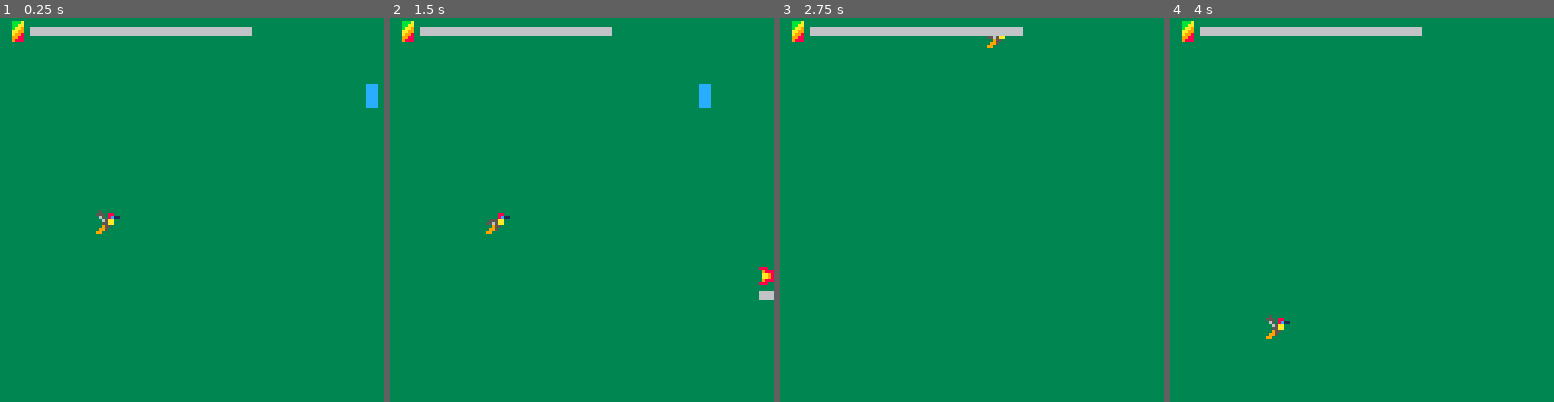
Above: before the commit, frames 1-4 (left to right).
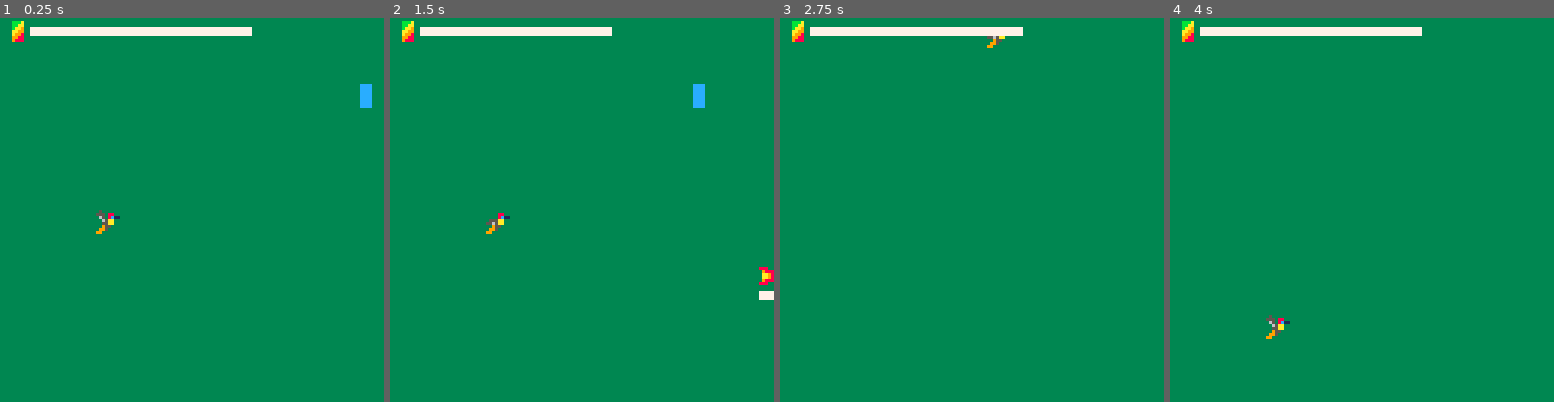
Above: after the commit, the same moments.

Repository: Cuttleshock/PICO-8-projects
Game: PICO-8 cartridge humm.p8
Two runs of this game, one before a commit and one after it. Both use one fixed random seed, a clock stepped at 60 frames per second and the inputs below.
Inputs:
- Up to frame 1 (0.25 s): no input
- Up to frame 2 (1.5 s): tap X (X key) at 0.33, 1.07 s; tap O (Z key) at 0.7 s
- Up to frame 3 (2.75 s): hold Right 1.6-2.1 s; tap O (Z key) at 1.7, 2.1, 2.5 s; tap X (X key) at 1.85 s; hold Up 2.15-2.42 s; hold Right from 2.47 s (still down)
- Up to frame 4 (4 s): tap O (Z key) at 2.9, 3.3, 3.7 s; tap X (X key) at 2.97 s; release Right at 3.03 s; hold Left 3.08-3.58 s; hold Down 3.63-3.97 s

The runs differ from the first frame. In frame 1, 1.6% of the frame differs, in the area x 7-99%, y 2-24%; in frame 2, 1.5%; in frame 3, 1.3%; in frame 4, 1.4%.

Commit message:
Replace magic numbers with actor width

Diff:
--- a/humm.p8
+++ b/humm.p8
@@ -81,7 +81,7 @@
 	end
 	for i,n in ipairs(debug._names) do
 		print(
-		 n .. ': ' .. debug[n],
+		 n..': '..debug[n],
 		 0,
 		 64 + 6*i
 		)
@@ -94,8 +94,8 @@
 	y=0,
 	dx=0,
 	dy=0,
---	w=8,
---	h=8
+	w=8,
+	h=8,
 }
 
 function actor:draw()
@@ -117,12 +117,24 @@
 
 local block = actor:extend{
   name='blk',
-  sprites={3},
 }
+function block:draw()
+	rectfill(
+	 self.x,
+	 self.y,
+	 self.x+self.w-1,
+	 self.y+self.h-1,
+	 12
+	)
+end
+
 local spike = actor:extend{
 	name='spk',
 	sprites={4},
+	w=7,
+	h=7,
 }
+
 local flower = actor:extend{
 	name='flw',
 	sprites={5},
@@ -134,7 +146,8 @@
 	 self.x,
 	 self.y+9,
 	 self.x+self.juice*fdmult,
-	 self.y+11
+	 self.y+11,
+	 7
 	)
 end
 
@@ -151,7 +164,8 @@
 			add(npcs,block{
 			 x=124,
 			 y=8+flr(rnd(112)),
-			 dx=-0.5
+			 dx=-0.5,
+			 w=4,
 			})
 		elseif actorseed < 0.6 then
 			add(npcs,spike{
@@ -199,7 +213,8 @@
 	 10,
 	 3,
 	 10+self.juice*fdmult,
-	 5
+	 5,
+	 7
 	)
 end
 
@@ -264,36 +279,37 @@
 end
 
 function humm:handlecol(oldx,oldy)
-	local x,y=self.x,self.y
+	local x,y,w,h
+	 =self.x,self.y,self.w,self.h
 	for n in all(npcs) do
-		if ( x + 8 > n.x
-		 and x < n.x + 8
-		 and y + 8 > n.y
-		 and y < n.y + 8
+		if ( x + w > n.x
+		 and x < n.x + n.w
+		 and y + h > n.y
+		 and y < n.y + n.h
 		) then
 			if (n.name == 'blk') then
 				local oldxin =
-				 oldx > n.x - 8 and
-				 oldx < n.x + 8
+				 oldx + w > n.x and
+				 oldx < n.x + n.w
 				local oldyin =
-				 oldy > n.y - 8 and
-				 oldy < n.y + 8
+				 oldy + h > n.y and
+				 oldy < n.y + n.h
 				if oldxin and not oldyin then
 					if oldy < n.y then
-						y = n.y - 8
+						y = n.y - h
 					else
-						y = n.y + 8
+						y = n.y + n.h
 					end
 				elseif oldyin and not oldxin then
 					if oldx < n.x then
-						x = n.x - 8
+						x = n.x - w
 					else
-						x = n.x + 8
+						x = n.x + n.w
 					end
 				elseif oldyin and oldxin then
 					-- fully inside object
 					-- just push left
-					x = n.x - 8
+					x = n.x - w
 				end
 				self.x = x
 				self.y = y
